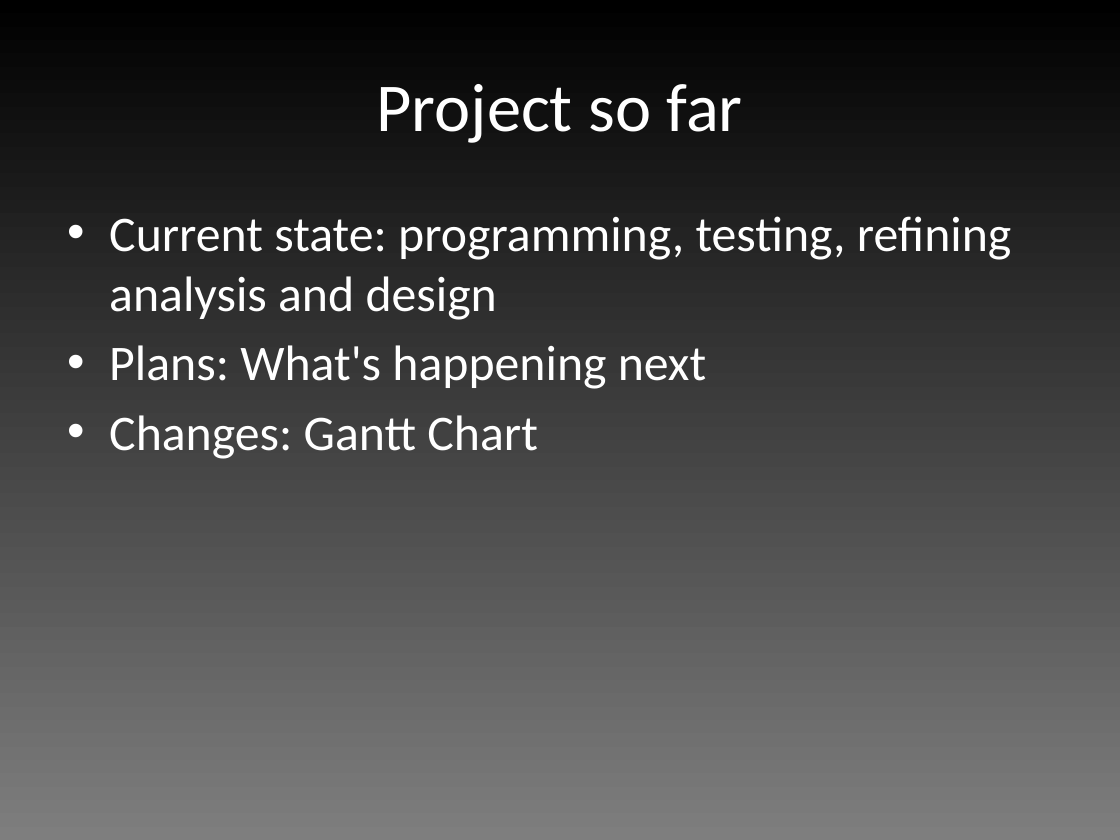
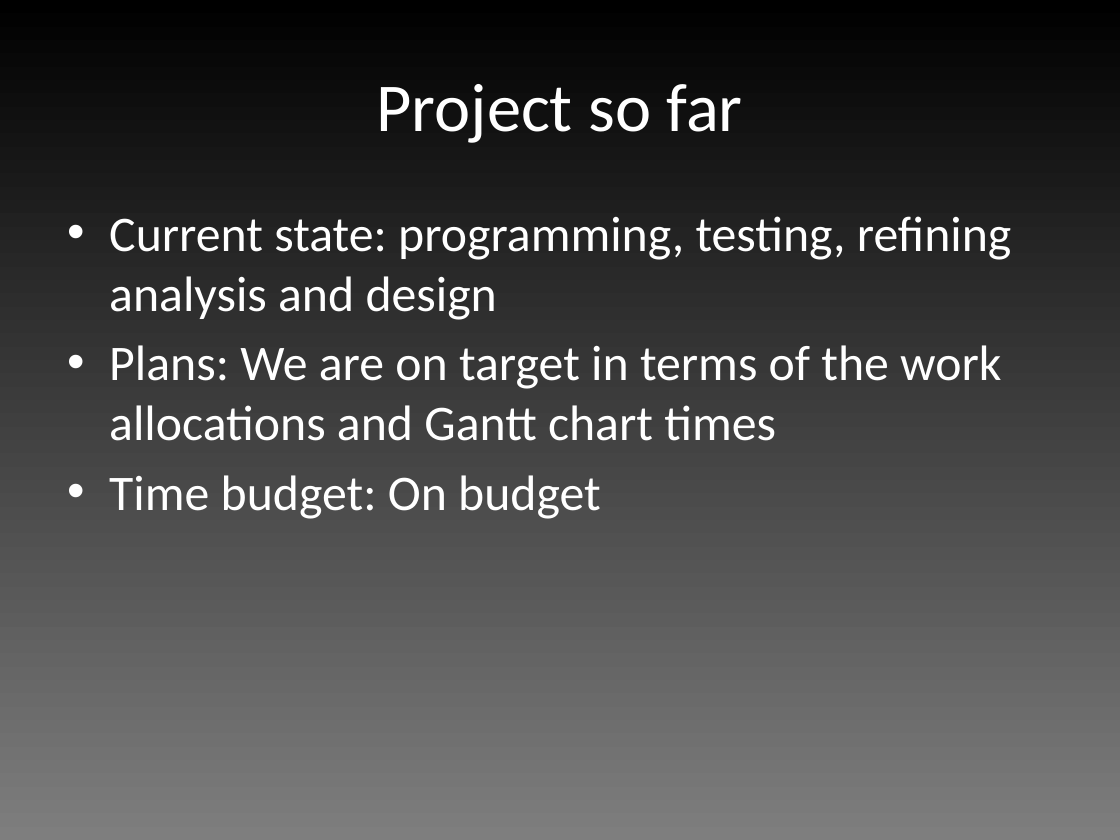
Before and after one commit to edderick/RunwayRedeclaration, a slide deck: slide 8 of doc/D2/Slides.pptx (slide 7 before the commit). Drawn at 1120x840 pixels with LibreOffice and Linux fonts; fonts in the diff are those of the drawing. Boxes give left, top, right and bottom in pixels: in the first picture for what was removed or moved away, otherwise in the second. Text is boxed around its words. In the diff, an @@ line names an element or a change of style, - is before the commit and + after.

```diff
--- a/doc/D2/Slides.pptx
+++ b/doc/D2/Slides.pptx
@@ text at (109, 345, 1001, 519): text changed @@
-• Plans: What's happening next
-• Changes: Gantt Chart
+• Plans: We are on target in terms of the work allocations and Gantt chart times
+• Time budget: On budget
```
Also in this commit, not shown: 1 other slide changed, 1 slide added, 1 other file.
